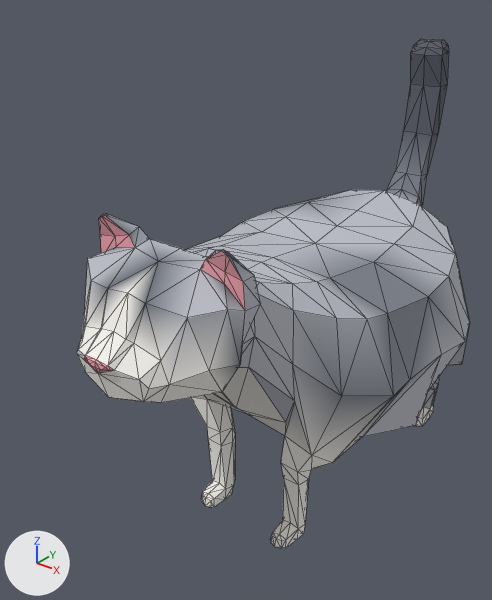
A saved change to the glTF model public/island/models/Cat.glb.
One viewpoint serves both versions: a camera (50 mm lens) standing at (302.0, -541.0, 260.0) and looking at (-31.0, -124.0, 2.0). Every picture has the same lights, and +X, +Y and +Z are marked at lower left. The picture after the commit comes second. Mesh edges are drawn as thin lines. Vertices at exactly the same position are counted once.

The scene before the commit, as lines of its bpy script (objects in view):
```python
me_mesh_0 = bpy.data.meshes.new('Mesh_0')
me_mesh_0.from_pydata(...)  # 406 vertices, 807 faces; spans x -1.74..3.93, y -2.21..2.22, z -1.25..1.25
me_mesh_0.materials.append(mat_dungi)
ob_cat = bpy.data.objects.new('Cat', me_mesh_0)
ob_cat.location = (0.0, 0.0, 0.0)
ob_cat.rotation_euler = (-1.571, 0.0, -1.571)  # degrees (-90, 0, -90)
ob_cat.scale = (80.0, 90.0, 105.0)
```
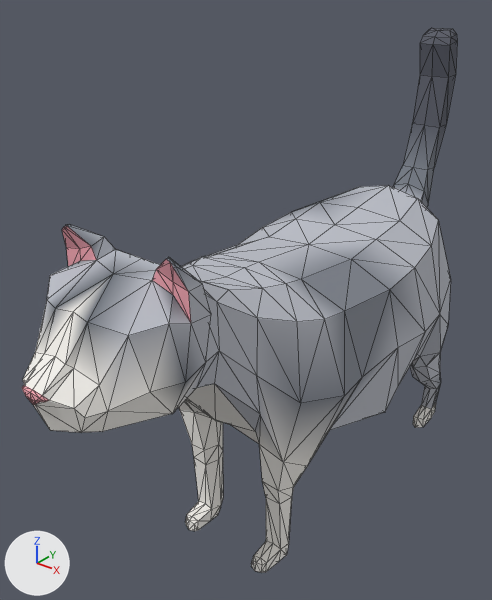
Boxes [x1, y1, x2, y2] around the edits, measured in the pictures (492 x 600 px; the box of a moved part takes in the faces that stretch with it):
'Cat', reshaped, rescaled (11% wider, 7% taller)
    before: [77, 39, 470, 548]
    after: [22, 28, 457, 572]
part 1 of me_mesh_0, moved or reshaped
    before: [77, 190, 470, 472]
    after: [22, 186, 451, 491]

What the commit changed:
me_mesh_0 is used by ob_cat; location (0.0, 0.0, 0.0); rotation (-1.571, 0.0, -1.571), in degrees (-90, 0, -90); scale (80.0, 90.0, 105.0).
me_mesh_0 had 406 vertices, 807 faces and spanned x -1.74..3.93, y -2.21..2.22, z -1.25..1.25.
me_mesh_0 now has 406 vertices, 807 faces and spans x -1.74..3.93, y -2.21..2.22, z -0.97..0.97.
me_mesh_0 part 1: 180 of 406 vertices moved; they spanned x -1.0..3.93, y -1.21..1.32, z -1.25..1.25 and now span x -1.0..3.93, y -1.21..1.18, z -0.97..0.97; mean shift (0.0, -0.02, 0.0); largest move (0.39, 0.24, -1.25) -> (0.39, 0.24, -0.97).
Object 'Cat' (ob_cat) is rescaled from (80.0, 90.0, 105.0) to (92.0, 94.0, 100.0).
